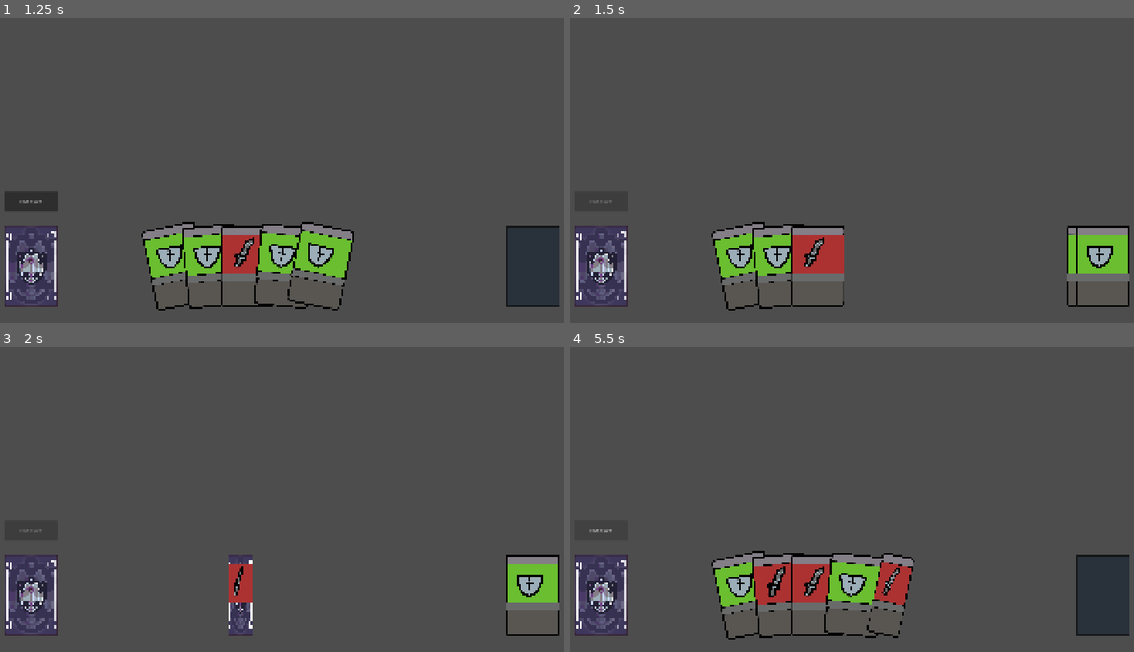
Above: before the commit, frames 1-4 (two rows, left to right).
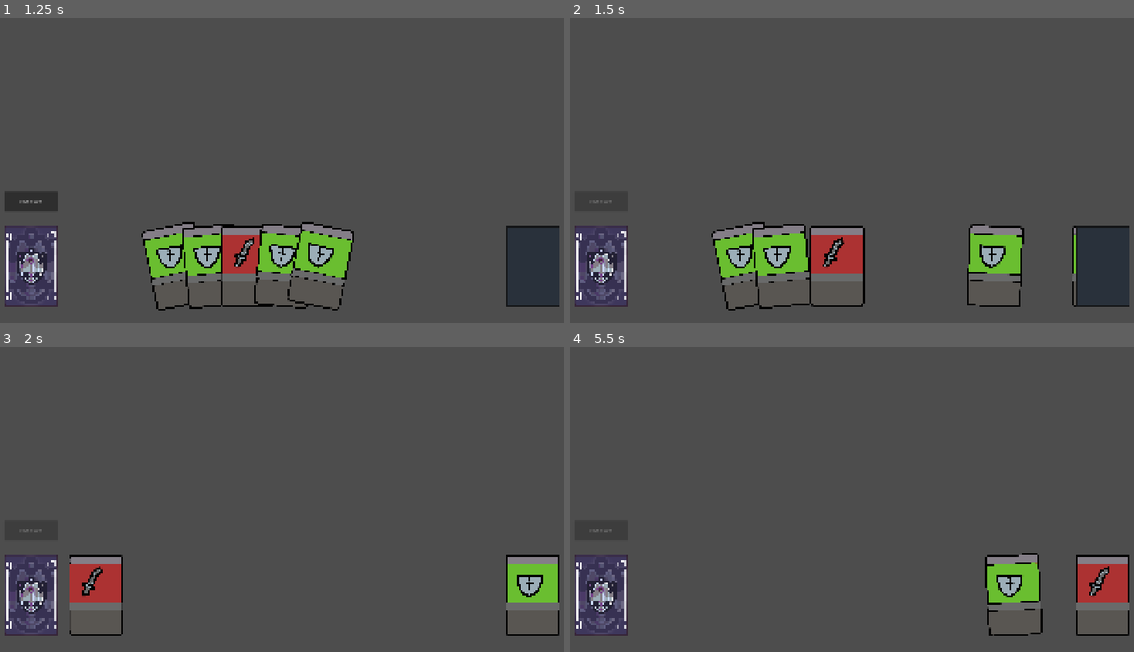
Above: after the commit, the same moments.

Repository: SevvyP/untitled
Game: Godot game, scene res://scenes/main.tscn
Same seed, same stepped clock (60 frames per second), same inputs: the game is played once before the commit and once after it.
Inputs (mouse positions are in pixels of both pictures, inside the frame that each line leads up to):
- Up to frame 1 (1.25 s): drag from (174, 265) to (344, 82) at 0.52 s
- Up to frame 2 (1.5 s): click "End turn" at 1.25 s
- Up to frame 3 (2 s): no input
- Up to frame 4 (5.5 s): drag from (812, 594) to (1105, 594) at 2.02 s; click "End turn" at 2.75 s; move the mouse to (1105, 594) at 3.52 s; click (1105, 594) at 3.67 s; drag from (784, 594) to (665, 435) at 4.27 s; click (598, 530) at 5 s, where only the run after the commit has a clickable "End turn"

Frame 1 is identical in both runs. In frame 2, 6.1% of the frame differs, in the area x 39-100%, y 67-95%; in frame 3, 2.8%; in frame 4, 11%, in the area x 3-100%, y 59-96%.

Commit message:
feat: new discard hand and shuffle animations

Diff:
--- a/scripts/game_view.gd
+++ b/scripts/game_view.gd
@@ -8,6 +8,7 @@
 
 const HAND_SIZE := 5
 const CARD_DEFAULT_SCALE := Vector2(0.33, 0.33)
+const ANIMATION_Z_INDEX := 100
 
 var card_views: Dictionary[int, Card] = {}
 
@@ -117,14 +118,133 @@
 	card_view.queue_free()
 
 
+## Animates the entire hand into the discard pile in at most 0.5 seconds.
+func animate_discard_hand(cards: Array[CardInstance]) -> void:
+	if cards.is_empty():
+		return
+
+	const MOVE_DURATION := 0.2
+	const TOTAL_DURATION := 0.5
+
+	var stagger: float = 0.0
+	if cards.size() > 1:
+		stagger = (TOTAL_DURATION - MOVE_DURATION) / float(cards.size() - 1)
+
+	var tween: Tween = create_tween().set_parallel(true)
+	tween.set_trans(Tween.TRANS_SINE)
+	tween.set_ease(Tween.EASE_IN_OUT)
+
+	for index in range(cards.size()):
+		var card_instance: CardInstance = cards[index]
+		var card_view: Card = card_views[card_instance.id]
+		var delay: float = index * stagger
+
+		card_view.is_animating = true
+		card_view.is_dragging = false
+
+		tween.tween_property(
+			card_view,
+			"global_position",
+			discard_reference.global_position,
+			MOVE_DURATION
+		).set_delay(delay)
+
+		tween.tween_property(
+			card_view, "rotation", 0.0, MOVE_DURATION
+		).set_delay(delay)
+
+		tween.tween_callback(
+			_finish_hand_discard.bind(card_instance, card_view)
+		).set_delay(delay + MOVE_DURATION)
+
+	await tween.finished
+
+
+## Updates the discard artwork and removes the arriving hand card.
+func _finish_hand_discard(
+	card_instance: CardInstance,
+	card_view: Card
+) -> void:
+	discard_top_card_reference.setup(card_instance.data)
+	discard_top_card_reference.visible = true
+
+	card_views.erase(card_instance.id)
+	card_view.queue_free()
+
+
 ## Animates every discarded card returning to the deck.[br]
-## The logical discard array is managed separately by GameState.
 func animate_shuffle(cards: Array[CardInstance]) -> void:
-	for card_instance in cards:
-		await animate_card_from_discard_to_deck(card_instance)
-		deck_reference.get_node("card_back").visible = true
-
-	discard_top_card_reference.visible = false
+	if cards.is_empty():
+		return
+
+	# the animation length for each indivual card
+	const MOVE_DURATION := 0.2
+	# the length of the total shuffle animation
+	const TOTAL_DURATION := 0.5
+	# cards are staggered so that the total animation will be the set length
+	var stagger: float = 0.0
+	if cards.size() > 1:
+		stagger = (TOTAL_DURATION - MOVE_DURATION) / float(cards.size() - 1)
+
+	var tween: Tween = create_tween().set_parallel(true)
+	tween.set_trans(Tween.TRANS_SINE)
+	tween.set_ease(Tween.EASE_IN_OUT)
+
+	var deck_back: CanvasItem = deck_reference.get_node("card_back")
+
+	for index in range(cards.size()):
+		var card_view: Card = instantiate_card(cards[index])
+		discard_reference.add_child(card_view)
+		card_view.global_position = discard_reference.global_position
+		card_view.is_animating = true
+
+		# render on top of everything else on the board
+		card_view.z_as_relative = false
+		card_view.z_index = ANIMATION_Z_INDEX
+
+		# Show each temporary card when it departs.
+		card_view.visible = false
+		var delay: float = index * stagger
+
+		var animation: AnimationPlayer = card_view.get_node("animation")
+		var flip_speed: float = (
+			animation.get_animation("reverse_flip_card").length / MOVE_DURATION
+		)
+
+		tween.tween_callback(card_view.show).set_delay(delay)
+		tween.tween_callback(
+			animation.play.bind("reverse_flip_card", 0.0, flip_speed)
+		).set_delay(delay)
+
+		var start_pos: Vector2 = card_view.global_position
+		var end_pos: Vector2 = deck_reference.global_position
+
+		# How far above the straight path the card rises at its midpoint.
+		var arc_height: float = 180
+		var control_pos: Vector2 = (
+			(start_pos + end_pos) * 0.5
+			+ Vector2.UP * arc_height * 2.0
+		)
+
+		tween.tween_method(
+			func(progress: float) -> void:
+				var first: Vector2 = start_pos.lerp(control_pos, progress)
+				var second: Vector2 = control_pos.lerp(end_pos, progress)
+				card_view.global_position = first.lerp(second, progress),
+			0.0,
+			1.0,
+			MOVE_DURATION
+		).set_delay(delay)
+
+		tween.tween_callback(deck_back.show).set_delay(delay + MOVE_DURATION)
+		tween.tween_callback(card_view.queue_free).set_delay(delay + MOVE_DURATION)
+
+	# Keep the discard visible until its last card departs.
+	tween.tween_callback(discard_top_card_reference.hide).set_delay(
+		(cards.size() - 1) * stagger
+	)
+
+	await tween.finished
 
 
 ## Animates a temporary card from the discard pile to the deck.[br]
@@ -154,15 +274,17 @@
 
 	var card_view: Card = card_views[card_instance.id]
 	var final_pos: Vector2 = deck_reference.global_position
+	var animation: AnimationPlayer = card_view.get_node("animation")
+	var flip_speed: float = animation.get_animation("flip_card").length
 
 	card_view.is_animating = true
 	card_view.is_dragging = false
 
 	var tween: Tween = get_tree().create_tween().set_ease(Tween.EASE_OUT).set_trans(Tween.TRANS_CUBIC)
 
-	tween.parallel().tween_property(card_view, "global_position", final_pos, 0.2)
-	tween.parallel().tween_property(card_view, "rotation", 0, 0.2)
-	tween.parallel().tween_callback(card_view.get_node("animation").play.bind("reverse_flip_card"))
+	tween.parallel().tween_property(card_view, "global_position", final_pos, flip_speed)
+	tween.parallel().tween_property(card_view, "rotation", 0, flip_speed)
+	tween.parallel().tween_callback(animation.play.bind("reverse_flip_card"))
 
 	await tween.finished
 
--- a/scripts/main.gd
+++ b/scripts/main.gd
@@ -85,9 +85,9 @@
 
 	# shuffle the discard into the deck
 	if game_state.deck.is_empty():
-		# small pause before playing shuffle animation
+		await shuffle_discard_into_deck()
+		# small pause before drawing the next card
 		await get_tree().create_timer(0.15).timeout
-		await shuffle_discard_into_deck()
 
 	var card_instance: CardInstance = game_state.draw_card()
 	assert(card_instance, "draw card did not result in a card being drawn")
@@ -105,12 +105,18 @@
 
 
 ## Discards every card currently in the hand.[br]
-## Cards are discarded individually, starting with the last card.
 func discard_hand() -> void:
-	while not game_state.hand.is_empty():
-		var card_instance: CardInstance = game_state.hand.back()
-		await discard_card(card_instance)
+	var cards: Array[CardInstance] = game_state.hand.duplicate()
+	cards.reverse()
 
+	for card_instance in cards:
+		game_state.discard_card(card_instance)
+
+	await game_view.animate_discard_hand(cards)
+	game_view.update_discard_visual(game_state.discard)
+
+	# add a small pause before the next action
+	await get_tree().create_timer(0.15).timeout
 
 ## Shuffles discarded cards into the deck and animates the shuffle.
 func shuffle_discard_into_deck() -> void:
